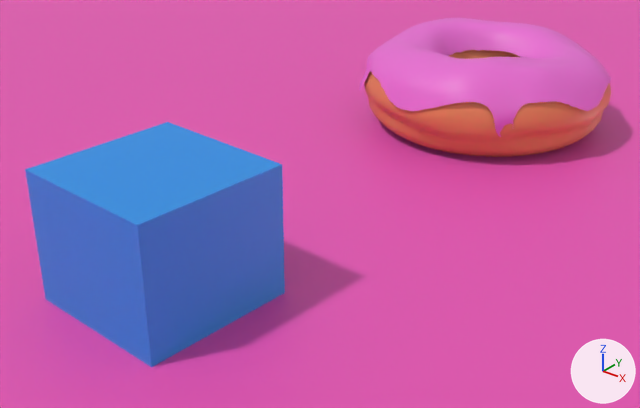
Before and after pictures for a commit that changed the glTF model models/animace_test/donutblend3.glb.
Both versions are drawn from a 50 mm lens placed at (0.189, -0.332, 0.222), pointed at (-0.074, -0.003, 0.018). Lighting does not change. The marker at lower right points along +X, +Y and +Z. Where no turn or scale is listed for an object, it has been applied to the vertices.

Objects in the first picture: 'Cube', 'Plane', 'donut', 'icing'.
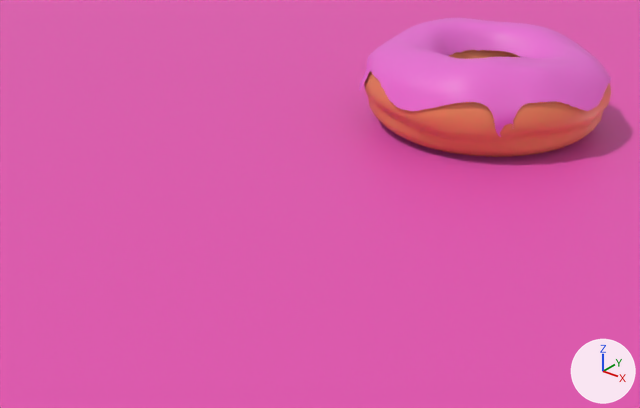
The change, as JSON lines over the scene's bpy script:
```json
{"op": "set", "path": "ob_cube.scale", "old": "(0.035, 0.035, 0.035)", "new": "(0.0, 0.0, 0.0)"}
```

Changed parts and their boxes (x1, y1, x2, y2) in the pictures (640 x 408 px):
```json
{"object": "Cube", "change": "rescaled", "before": [25, 122, 285, 367], "on screen": "not visible afterwards"}
```
